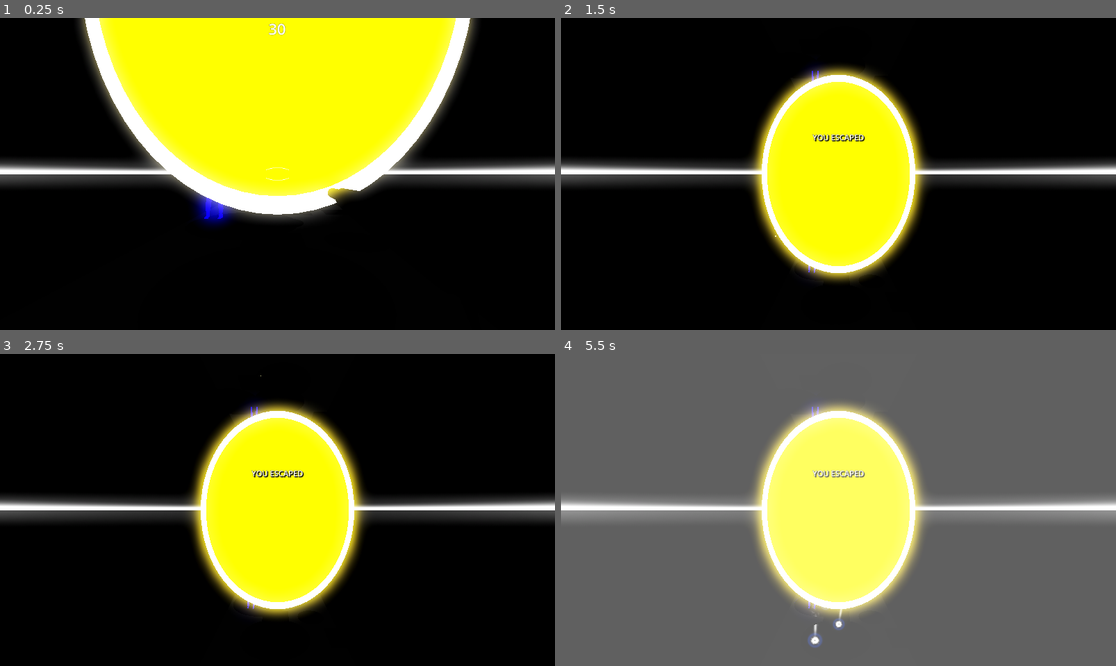
Above: before the commit, frames 1-4 (two rows, left to right).
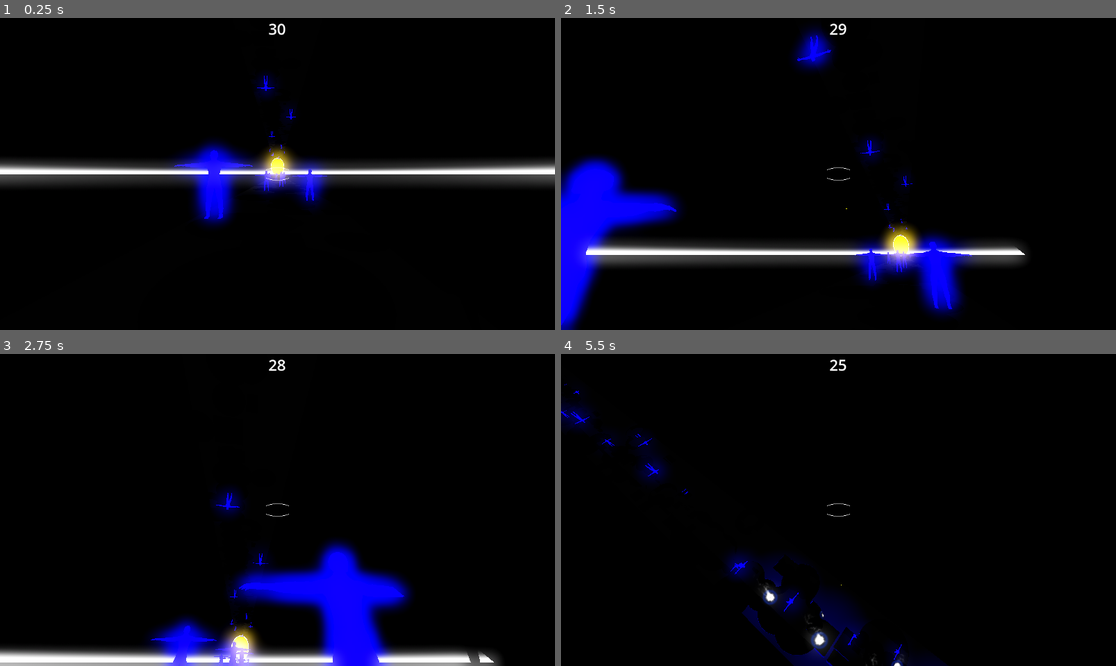
Above: after the commit, the same moments.

Repository: Games4Doritos/UWAGameJam2
Game: Godot game, scene res://Scenes/world.tscn
Two runs of this game, one before a commit and one after it. Both use one fixed random seed, a clock stepped at 60 frames per second and the inputs below. This scene is started directly instead of the project's main scene.
Inputs (mouse positions are in pixels of both pictures, inside the frame that each line leads up to):
- Up to frame 1 (0.25 s): no input
- Up to frame 2 (1.5 s): move the mouse to (866, 174) at 0.52 s; hold Shift (run) 0.53-1.28 s; hold W (forward) from 0.53 s (still down); click (866, 174) at 0.67 s; tap Space (jump) at 0.77 s; move the mouse to (810, 174) at 1.27 s; click (810, 174) at 1.35 s
- Up to frame 3 (2.75 s): keep holding W (forward); tap Space (jump) at 1.52 s; move the mouse to (288, 503) at 2.02 s; hold Shift (run) from 2.03 s (still down); click (288, 503) at 2.17 s
- Up to frame 4 (5.5 s): keep holding W (forward); move the mouse to (832, 516) at 2.77 s; release Shift (run) at 2.78 s; click (832, 516) at 2.85 s; tap Space (jump) at 3.02, 3.77, 4.52 s; move the mouse to (877, 513) at 3.52 s; hold Shift (run) 3.53-4.28 s; click (877, 513) at 3.67 s; move the mouse to (794, 506) at 4.27 s; click (794, 506) at 4.35 s; move the mouse to (844, 510) at 5.02 s; hold Shift (run) from 5.03 s (still down); click (844, 510) at 5.17 s

The runs differ from the first frame. In frame 1, 35% of the frame differs, in the area x 14-86%, y 0-66%; in frame 2, 34%; in frame 3, 32%; in frame 4, 100%, in the area x 0-100%, y 0-100%.

Commit message:
fix: portal position
Portal was in the wrong spot due to testing. Placed it back in the original spot.

Diff:
--- a/Scenes/world.tscn
+++ b/Scenes/world.tscn
@@ -67,7 +67,7 @@
 transform = Transform3D(1, 0, 0, 0, -1, 8.742278e-08, 0, -8.742278e-08, -1, 0, 40.42602, 0)
 
 [node name="portal" parent="." instance=ExtResource("7_o06y3")]
-transform = Transform3D(2.5, 0, 0, 0, 3.228, 0, 0, 0, 2.5, 0, 10, -7.0012817)
+transform = Transform3D(2.5, 0, 0, 0, 3.228, 0, 0, 0, 2.5, 0, 10, -202.2111)
 
 [node name="Root Scene" parent="." instance=ExtResource("5_fo5ed")]
 transform = Transform3D(1, 0, 0, 0, 1, 0, 0, 0, 1, -2.463058, 1.0036545, -7.860717)
